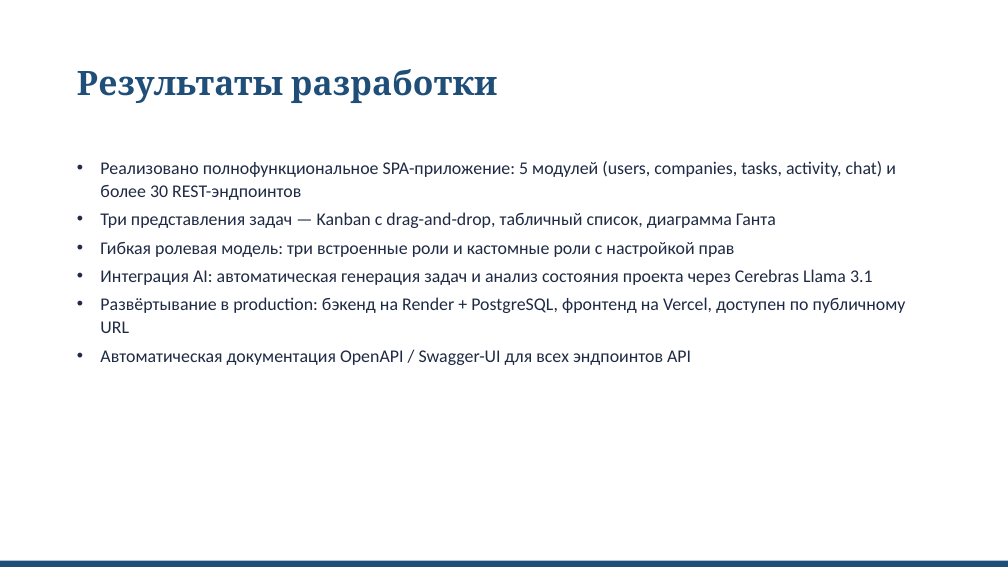
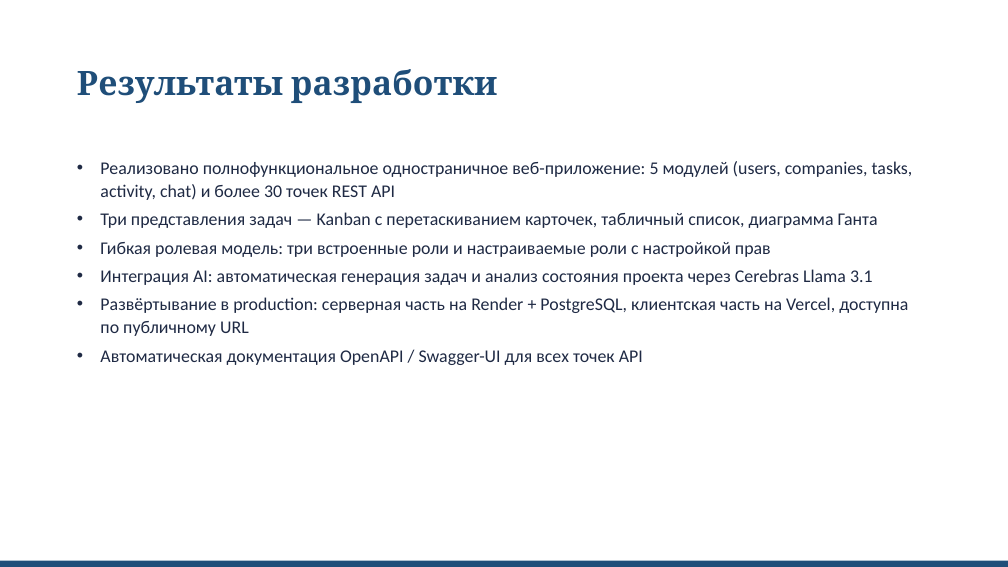
Before and after one commit to dizzy-166/Task-Scheduler, a slide deck: slide 11 of Documentation/Поток_Презентация.pptx. Drawn at 1008x567 pixels with LibreOffice and Linux fonts; fonts in the diff are those of the drawing. Boxes give left, top, right and bottom in pixels: in the first picture for what was removed or moved away, otherwise in the second. Text is boxed around its words. In the diff, an @@ line names an element or a change of style, - is before the commit and + after.

```diff
--- a/Documentation/Поток_Презентация.pptx
+++ b/Documentation/Поток_Презентация.pptx
@@ text at (100, 161, 913, 257): text changed @@
-• Реализовано полнофункциональное SPA-приложение: 5 модулей (users, companies, tasks, activity, chat) и более 30 REST-эндпоинтов
-• Три представления задач — Kanban с drag-and-drop, табличный список, диаграмма Ганта
-• Гибкая ролевая модель: три встроенные роли и кастомные роли с настройкой прав
+• Реализовано полнофункциональное одностраничное веб-приложение: 5 модулей (users, companies, tasks, activity, chat) и более 30 точек REST API
+• Три представления задач — Kanban с перетаскиванием карточек, табличный список, диаграмма Ганта
+• Гибкая ролевая модель: три встроенные роли и настраиваемые роли с настройкой прав
@@ text at (100, 297, 908, 365): text changed @@
-• Развёртывание в production: бэкенд на Render + PostgreSQL, фронтенд на Vercel, доступен по публичному URL
-• Автоматическая документация OpenAPI / Swagger-UI для всех эндпоинтов API
+• Развёртывание в production: серверная часть на Render + PostgreSQL, клиентская часть на Vercel, доступна по публичному URL
+• Автоматическая документация OpenAPI / Swagger-UI для всех точек API
```
Also in this commit, not shown: 8 other slides changed, 1 other file.
